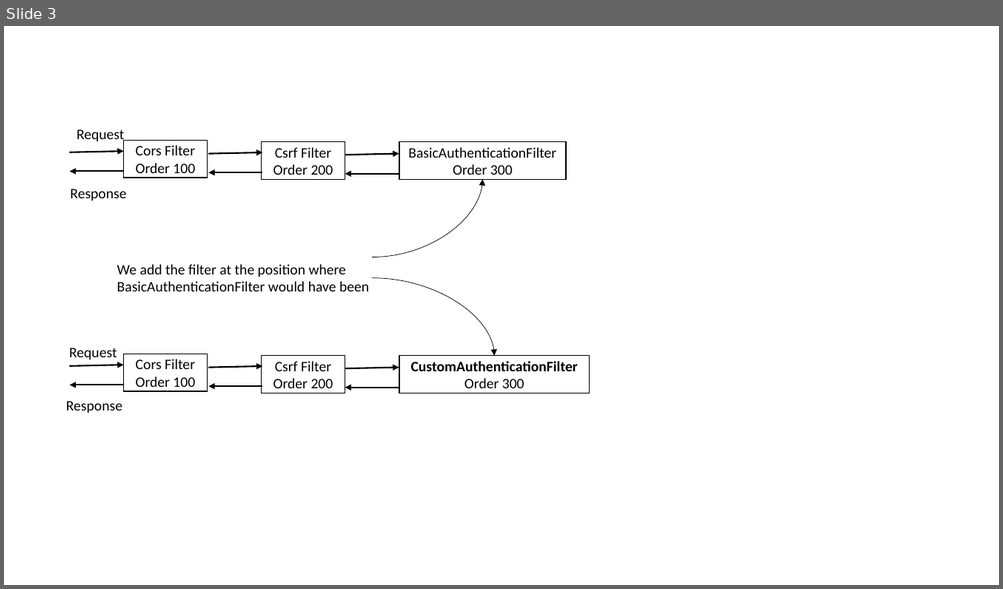
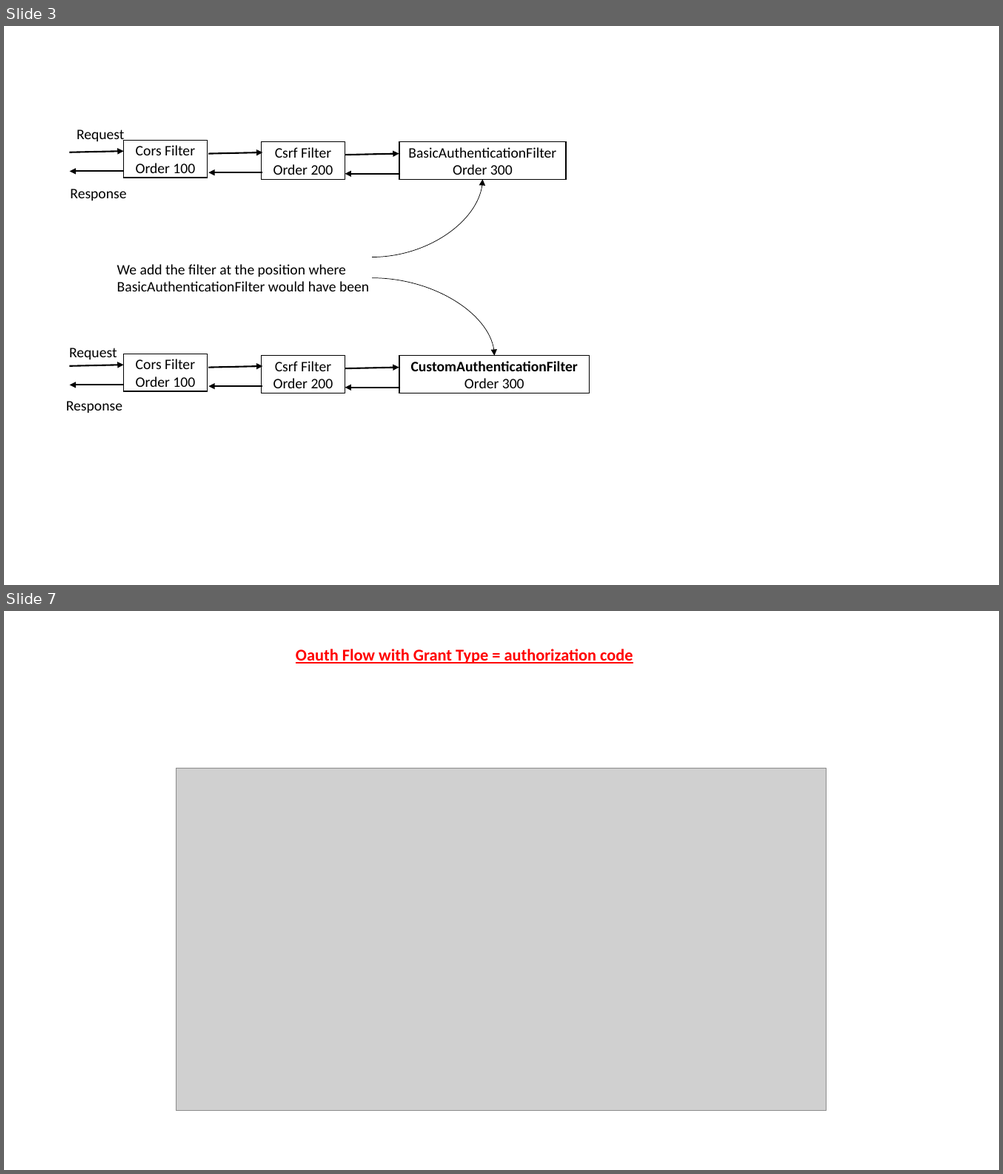
Before and after one commit to bsah790/Spring-Security, a slide deck: spring-security.pptx. Shown one above the other, each under a label of ours: slide 3 before the commit, slides 3 and 7 after it; the slides between them are not shown. The pictures are 1003x589 and 1003x1174 pixels, drawn with LibreOffice and Linux fonts; fonts in the diff are those of the drawing; grey boxes stand for pictures. Boxes give left, top, right and bottom in pixels: in the first picture for what was removed or moved away, otherwise in the second. Text is boxed around its words. In the diff, an @@ line names an element or a change of style, - is before the commit and + after.

Commit message:
Add files via upload
updated

```diff
--- a/spring-security.pptx
+++ b/spring-security.pptx
@@ slide 7 added at (4, 611, 999, 1170), background #FFFFFF @@
@@ text added at (296, 649, 632, 664), 16 pt, text #FF0000, bold, underline @@
+Oauth Flow with Grant Type = authorization code
@@ picture added at (176, 769, 826, 1111) @@
```
Also in this commit, not shown: 4 other slides added.
